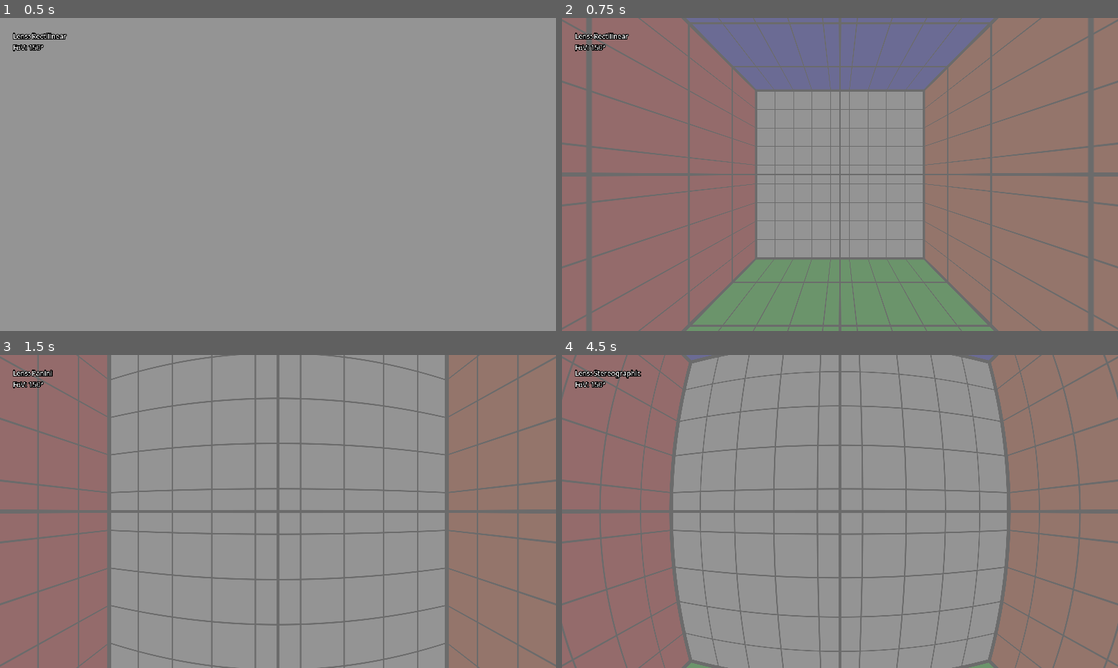
Above: before the commit, frames 1-4 (two rows, left to right).
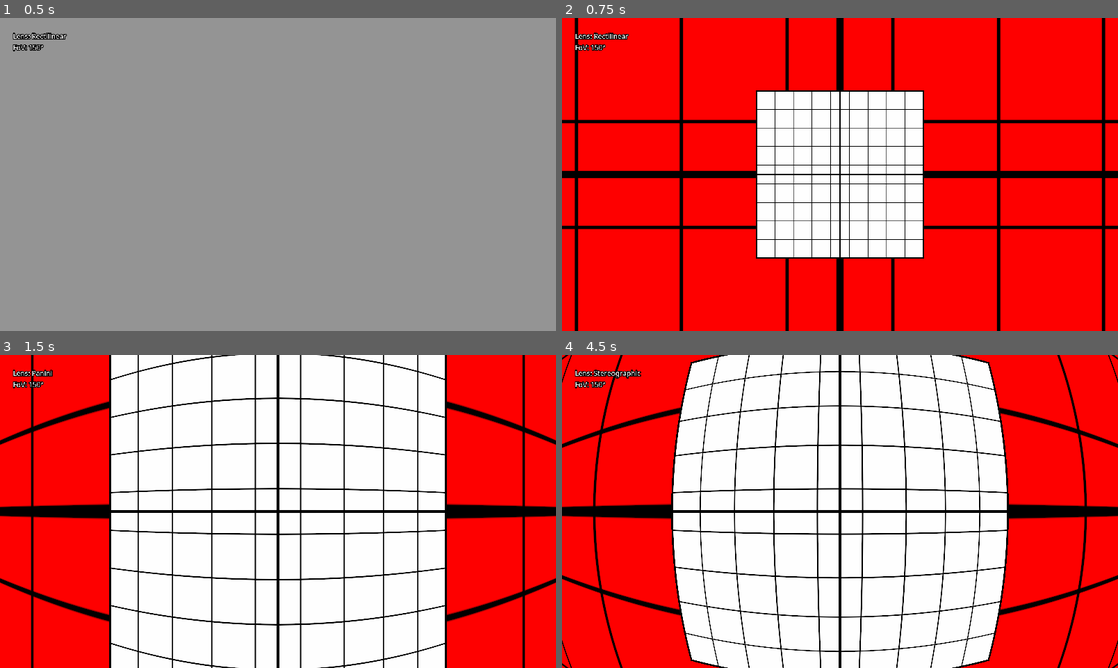
Above: after the commit, the same moments.

Repository: Cykyrios/Godot360
Game: Godot game, scene res://src/DemoScene.tscn
Same seed, same stepped clock (60 frames per second), same inputs: the game is played once before the commit and once after it.
Inputs (mouse positions are in pixels of both pictures, inside the frame that each line leads up to):
- Up to frame 1 (0.5 s): no input
- Up to frame 2 (0.75 s): tap Enter at 0.5 s; move the mouse to (962, 158) at 0.52 s; tap G at 0.6 s; click (962, 158) at 0.67 s
- Up to frame 3 (1.5 s): tap Space at 1.25 s; move the mouse to (166, 527) at 1.27 s; tap L at 1.35 s; click (166, 527) at 1.42 s
- Up to frame 4 (4.5 s): tap Enter at 2, 3.5 s; move the mouse to (895, 442) at 2.02 s; tap G at 2.1, 3.6 s; click (895, 442) at 2.17 s; tap Space at 2.75, 4.25 s; move the mouse to (812, 574) at 2.77 s; tap L at 2.85, 4.35 s; click (812, 574) at 2.92 s; move the mouse to (1006, 558) at 3.52 s; click (1006, 558) at 3.67 s; move the mouse to (673, 464) at 4.27 s; click (673, 464) at 4.42 s

Frame 1 is identical in both runs. In frame 2, 100% of the frame differs, in the area x 0-100%, y 0-100%; in frame 3, 99%; in frame 4, 99%.

Commit message:
Add fast globe
The fast globe uses 2 front-facing cameras with FoV 90 and 160 degrees.

Diff:
--- a/src/Camera360/Camera360.gd
+++ b/src/Camera360/Camera360.gd
@@ -11,7 +11,7 @@
 export (int, 1, 16384) var camera_resolution = 1080
 export (float, 0.001, 10) var clip_near = 0.1
 export (float, 0.01, 10000) var clip_far = 1000
-export (int, 3, 6) var num_cameras = 6
+export (int, 1, 6) var num_cameras = 6
 export (Environment) var camera_environment
 
 var viewports = []
@@ -53,15 +53,14 @@
 		camera.cull_mask -= 1024
 		cameras.append(camera)
 
-	if num_cameras < 6:
-		for i in range(num_cameras + 1, 6):
-			mat.set_shader_param("Texture%d" % [i], Texture.new())
+	viewports[1].size *= 2
 
 
 func _process(delta):
 	for camera in cameras:
 		camera.global_transform = global_transform
-	cameras[1].rotate_object_local(Vector3.UP, PI/2)
+	if num_cameras == 2:
+		cameras[1].fov = 160
 	if num_cameras >= 3:
 		cameras[2].rotate_object_local(Vector3.UP, -PI/2)
 	if num_cameras >= 4:
--- a/src/Camera360/Camera360.shader
+++ b/src/Camera360/Camera360.shader
@@ -195,58 +195,30 @@
 	} else {
 		pos = get_transformation(vec2(uv.x - 0.5 * view_ratio, uv.y - 0.5) * 1.0);
 	}
-	if (pos == vec3(0.0, 0.0, 0.0)) {
+	if (pos.z >= 0.0) {
 		ALBEDO = pos;
 	} else {
-		float ax = abs(pos.x);
-		float ay = abs(pos.y);
-		float az = abs(pos.z);
-
-		if (az >= ax && az >= ay) {
-			if (pos.z < 0.0) {
-				uv = vec2(0.5 * (vec2(pos.x / az, pos.y / az)) + 0.5);
-				ALBEDO = texture(Texture0, uv).rgb;
-				if (show_grid) {
-					ALBEDO = mix(ALBEDO, ALBEDO * (vec4(color_front, 1.0) * texture(Grid, uv)).rgb, alpha);
-				}
-			} else {
-				uv = vec2(0.5 * (vec2(-pos.x / az, pos.y / az)) + 0.5);
-				ALBEDO = texture(Texture5, uv).rgb;
-				if (show_grid) {
-					ALBEDO = mix(ALBEDO, ALBEDO * (vec4(color_back, 1.0) * texture(Grid, uv)).rgb, alpha);
-				}
-			}
-		} else if (ax >= ay && ax >= az) {
-			if (pos.x < 0.0) {
-				uv = vec2(0.5 * (vec2(-pos.z / ax, pos.y / ax)) + 0.5);
-				ALBEDO = texture(Texture1, uv).rgb;
-				if (show_grid) {
-					ALBEDO = mix(ALBEDO, ALBEDO * (vec4(color_left, 1.0) * texture(Grid, uv)).rgb, alpha);
-				}
-			} else {
-				ALBEDO = color_right;
-				uv = vec2(0.5 * (vec2(pos.z / ax, pos.y / ax)) + 0.5);
-				ALBEDO = texture(Texture2, uv).rgb;
-				if (show_grid) {
-					ALBEDO = mix(ALBEDO, ALBEDO * (vec4(color_right, 1.0) * texture(Grid, uv)).rgb, alpha);
-				}
-			}
-		} else if (ay >= ax && ay >= az) {
-			if (pos.y < 0.0) {
-				uv = vec2(0.5 * (vec2(pos.x / ay, -pos.z / ay)) + 0.5);
-				ALBEDO = texture(Texture3, uv).rgb;
-				if (show_grid) {
-					ALBEDO = mix(ALBEDO, ALBEDO * (vec4(color_bottom, 1.0) * texture(Grid, uv)).rgb, alpha);
-				}
-			} else {
-				uv = vec2(0.5 * (vec2(pos.x / ay, pos.z / ay)) + 0.5);
-				ALBEDO = texture(Texture4, uv).rgb;
-				if (show_grid) {
-					ALBEDO = mix(ALBEDO, ALBEDO * (vec4(color_top, 1.0) * texture(Grid, uv)).rgb, alpha);
-				}
+		float dist = 0.5 / tan(radians(160.0) / 2.0);
+		float size = 2.0 * dist * tan(PI / 4.0);
+
+		float u = pos.x / pos.z * dist;
+		float v = pos.y / pos.z * dist;
+
+		if (abs(u) < size / 2.0 && abs(v) < size / 2.0) {
+			uv = vec2(0.5 * (vec2(pos.x / abs(pos.z), pos.y / abs(pos.z))) + 0.5);
+			ALBEDO = texture(Texture0, uv).rgb;
+			if (show_grid) {
+				ALBEDO = mix(ALBEDO, ALBEDO * (vec4(color_front, 1.0) * texture(Grid, uv)).rgb, alpha);
+				ALBEDO = (vec4(color_front, 1.0) * texture(Grid, uv)).rgb
 			}
 		} else {
-			ALBEDO = vec3(0.0, 0.0, 0.0);
+			uv = vec2(0.5 * (vec2(pos.x / abs(pos.z), pos.y / abs(pos.z))) + 0.5);
+			uv = -vec2(u, v) + 0.5;
+			ALBEDO = texture(Texture1, uv).rgb;
+			if (show_grid) {
+				ALBEDO = mix(ALBEDO, ALBEDO * (vec4(color_left, 1.0) * texture(Grid, uv)).rgb, alpha);
+				ALBEDO = (vec4(color_left, 1.0) * texture(Grid, uv)).rgb
+			}
 		}
 	}
 	if (debug) {
--- a/src/DemoScene.tscn
+++ b/src/DemoScene.tscn
@@ -44,6 +44,7 @@
 near = 0.5
 far = 5.0
 script = ExtResource( 2 )
+num_cameras = 2
 
 [node name="MeshInstance" type="MeshInstance" parent="."]
 transform = Transform( 1, 0, 0, 0, 1, 0, 0, 0, 1, 0, -0.5, 0 )
